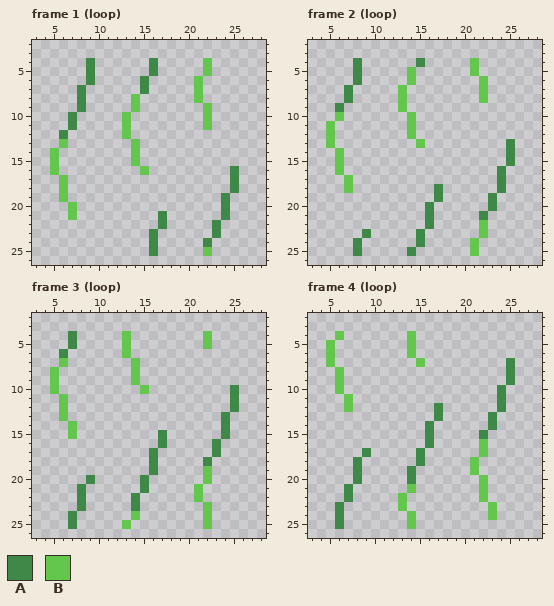
Two states of a pixel-art file, art/fx/fx-stinky.aseprite. The first picture shows the starting point.
32x32 pixels, 4 frames. Shown: frame 1 (loop): x 3..28, y 2..26; frame 2 (loop): x 3..28, y 2..26; frame 3 (loop): x 3..28, y 2..26; frame 4 (loop): x 3..28, y 2..26.
Palette (. is transparent): A #3e8948  B #63c74d
Pixels before, frame 1 (loop), first column x 5:
 4 ....A......A.....B...
 5 ....A......A.....B...
 6 ....A.....A.....B....
 7 ...A......A.....B....
 8 ...A.....B......B....
 9 ...A.....B.......B...
10 ..A.....B........B...
11 ..A.....B........B...
12 .A......B............
13 .B.......B...........
14 B........B...........
15 B........B...........
16 B.........B.........A
17 .B..................A
18 .B..................A
19 .B.................A.
20 ..B................A.
21 ..B.........A......A.
22 ............A.....A..
23 ...........A......A..
24 ...........A.....A...
25 ...........A.....B...
Pixels before, frame 2 (loop), first column x 5:
 4 ...A......A.....B....
 5 ...A.....B......B....
 6 ...A.....B.......B...
 7 ..A.....B........B...
 8 ..A.....B........B...
 9 .A......B............
10 .B.......B...........
11 B........B...........
12 B........B...........
13 B.........B.........A
14 .B..................A
15 .B..................A
16 .B.................A.
17 ..B................A.
18 ..B.........A......A.
19 ............A.....A..
20 ...........A......A..
21 ...........A.....A...
22 ...........A.....B...
23 ....A.....A......B...
24 ...A......A.....B....
25 ...A.....A......B....
Pixels before, frame 3 (loop), first column x 5:
 4 ..A.....B........B...
 5 ..A.....B........B...
 6 .A......B............
 7 .B.......B...........
 8 B........B...........
 9 B........B...........
10 B.........B.........A
11 .B..................A
12 .B..................A
13 .B.................A.
14 ..B................A.
15 ..B.........A......A.
16 ............A.....A..
17 ...........A......A..
18 ...........A.....A...
19 ...........A.....B...
20 ....A.....A......B...
21 ...A......A.....B....
22 ...A.....A......B....
23 ...A.....A.......B...
24 ..A......B.......B...
25 ..A.....B........B...
Pixels before, frame 4 (loop), first column x 5:
 4 .B.......B...........
 5 B........B...........
 6 B........B...........
 7 B.........B.........A
 8 .B..................A
 9 .B..................A
10 .B.................A.
11 ..B................A.
12 ..B.........A......A.
13 ............A.....A..
14 ...........A......A..
15 ...........A.....A...
16 ...........A.....B...
17 ....A.....A......B...
18 ...A......A.....B....
19 ...A.....A......B....
20 ...A.....A.......B...
21 ..A......B.......B...
22 ..A.....B........B...
23 .A......B.........B..
24 .A.......B........B..
25 .A.......B...........
Once edited:
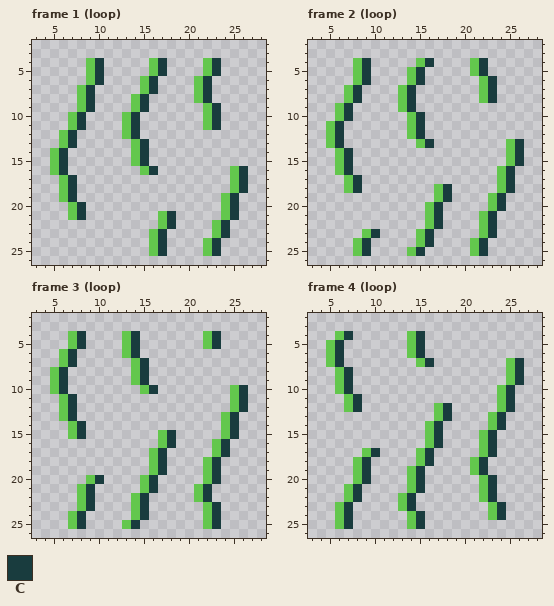
Colours new in this view: C #193c3e
What changed:
Changed rows in their new state; - is an unchanged pixel.
Frame 1 (loop):
first column x 6:
 4 ---BC-----BC-----C---
 5 ---BC-----BC-----C---
 6 ---BC----BC-----C----
 7 --BC-----BC-----C----
 8 --BC-----C------C----
 9 --BC-----C-------C---
10 -BC-----C--------C---
11 -BC-----C--------C---
12 BC------C------------
13 -C-------C-----------
14 C--------C-----------
15 C--------C-----------
16 C---------C--------BC
17 -C-----------------BC
18 -C-----------------BC
19 -C----------------BC-
20 --C---------------BC-
21 --C--------BC-----BC-
22 -----------BC----BC--
23 ----------BC-----BC--
24 ----------BC----BC---
25 ----------BC-----C---
Frame 2 (loop):
first column x 6:
 4 --BC-----BC-----C----
 5 --BC-----C------C----
 6 --BC-----C-------C---
 7 -BC-----C--------C---
 8 -BC-----C--------C---
 9 BC------C------------
10 -C-------C-----------
11 C--------C-----------
12 C--------C-----------
13 C---------C--------BC
14 -C-----------------BC
15 -C-----------------BC
16 -C----------------BC-
17 --C---------------BC-
18 --C--------BC-----BC-
19 -----------BC----BC--
20 ----------BC-----BC--
21 ----------BC----BC---
22 ----------BC-----C---
23 ---BC----BC------C---
24 --BC-----BC-----C----
25 --BC----BC------C----
Frame 3 (loop):
first column x 6:
 4 -BC-----C--------C---
 5 -BC-----C--------C---
 6 BC------C------------
 7 -C-------C-----------
 8 C--------C-----------
 9 C--------C-----------
10 C---------C--------BC
11 -C-----------------BC
12 -C-----------------BC
13 -C----------------BC-
14 --C---------------BC-
15 --C--------BC-----BC-
16 -----------BC----BC--
17 ----------BC-----BC--
18 ----------BC----BC---
19 ----------BC-----C---
20 ---BC----BC------C---
21 --BC-----BC-----C----
22 --BC----BC------C----
23 --BC----BC-------C---
24 -BC------C-------C---
25 -BC-----C--------C---
Frame 4 (loop):
first column x 6:
 4 -C-------C-----------
 5 C--------C-----------
 6 C--------C-----------
 7 C---------C--------BC
 8 -C-----------------BC
 9 -C-----------------BC
10 -C----------------BC-
11 --C---------------BC-
12 --C--------BC-----BC-
13 -----------BC----BC--
14 ----------BC-----BC--
15 ----------BC----BC---
16 ----------BC-----C---
17 ---BC----BC------C---
18 --BC-----BC-----C----
19 --BC----BC------C----
20 --BC----BC-------C---
21 -BC------C-------C---
22 -BC-----C--------C---
23 BC------C---------C--
24 BC-------C--------C--
25 BC-------C-----------
Where, in picture pixels (left, top, right, bottom), the same in both pictures:
changed: (59, 58, 248, 256)
changed: (335, 58, 524, 256)
changed: (59, 331, 248, 529)
changed: (335, 331, 524, 529)
